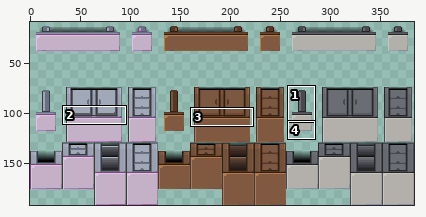
Two states of a sprite sheet, idoll/Assets/Sprites/Tilemap Sprites/Furniture2.png. The picture above shows the old version from afar; the outline marks the close-up.
Close-up. Before:
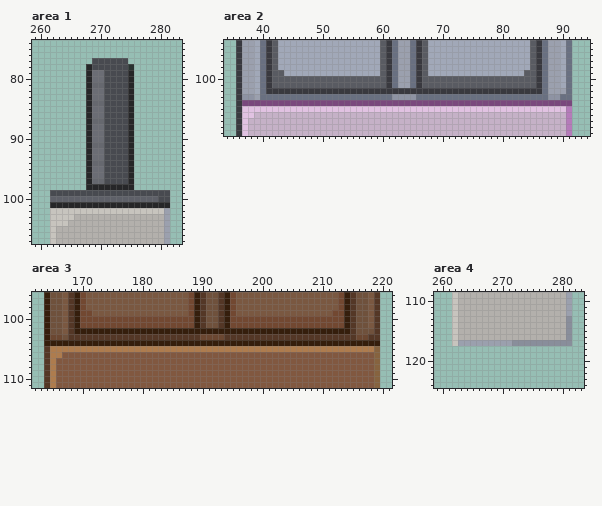
The file is 384x192 pixels. Pixels under 10% opacity are left out. Colours within 5 levels of each other are drawn and written as one. Shown: area 1: x 259..283, y 74..107; area 2: x 34..94, y 94..109; area 3: x 162..221, y 96..111; area 4: x 259..283, y 109..124. The wide view leaves out empty margins. The commit also changed other parts of the picture, which this record leaves out.
New version:
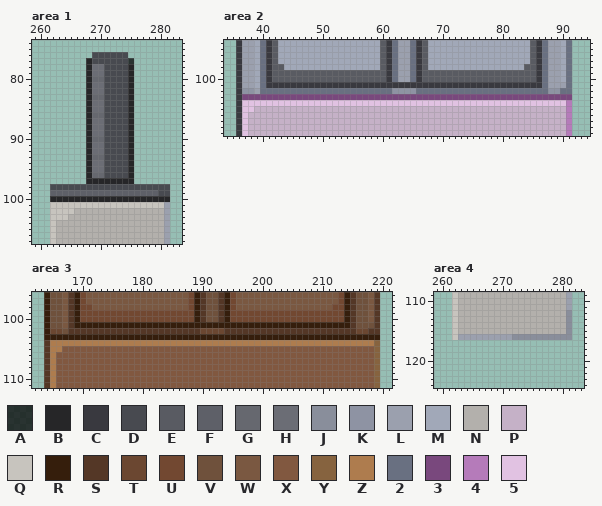
Palette (. is transparent): A #000000ba  B #262628  C #39393f  D #484a50  E #595b62  F #5e6068  G #66686f  H #6b6d75  J #898e9b  K #8e93a3  L #9ba0ae  M #a1a8b8  N #b3b0ac  P #c5b1c7  Q #c7c4be  R #351e0c  S #543726  T #6b4731  U #724831  V #6f513c  W #7a5841  X #815840  Y #86633f  Z #ae7c4e  2 #697081  3 #79487d  4 #b57bba  5 #e1c2e2
Change:
--- area 1
@@ x 259..283 @@
  75 .........................
- 76 .........................
- 77 ..........DDDDDD.........
- 78 .........BDDDDDDA........
+ 76 ..........DDDDDD.........
+ 77 .........BDDDDDDA........
+ 78 .........BHHDDDDB........
  79 .........BHHDDDDB........
- 80 .........BHHDDDDB........
- 81 .........BGGDDDDB........
+ 80 .........BGGDDDDB........
+ 81 .........BHHDDDDB........
  82 .........BHHDDDDB........
- 83 .........BHHDDDDB........
- 84 .........BGGDDDDB........
+ 83 .........BGGDDDDB........
+ 84 .........BHHDDDDB........
  85 .........BHHDDDDB........
- 86 .........BHHDDDDB........
- 87 .........BGGDDDDB........
+ 86 .........BGGDDDDB........
+ 87 .........BHHDDDDB........
  88 .........BHHDDDDB........
  89 .........BHHDDDDB........
- 90 .........BHHDDDDB........
- 91 .........BGGDDDDB........
+ 90 .........BGGDDDDB........
+ 91 .........BHHDDDDB........
  92 .........BHHDDDDB........
- 93 .........BHHDDDDB........
- 94 .........BGGDDDDB........
+ 93 .........BGGDDDDB........
+ 94 .........BHHDDDDB........
  95 .........BHHDDDDB........
- 96 .........BHHDDDDB........
- 97 .........BGGDDDDB........
- 98 .........BBBBBBBB........
- 99 ...DDDDDDDDDDDDDDDDDDDD..
-100 ...FFFFFFFFFFFFFFFFFFDD..
-101 ...BBBBBBBBBBBBBBBBBBBB..
-102 ...QQQQQQQQQQQQQQQQQQQL..
-103 ...QQQQNNNNNNNNNNNNNNNL..
-104 ...QQQNNNNNNNNNNNNNNNNL..
+ 96 .........BGGDDDDB........
+ 97 .........BBBBBBBB........
+ 98 ...DDDDDDDDDDDDDDDDDDDD..
+ 99 ...FFFFFFFFFFFFFFFFFFDD..
+100 ...BBBBBBBBBBBBBBBBBBBB..
+101 ...QQQQQQQQQQQQQQQQQQQL..
+102 ...QQQQNNNNNNNNNNNNNNNL..
+103 ...QQQNNNNNNNNNNNNNNNNL..
+104 ...QNNNNNNNNNNNNNNNNNNL..
 105 ...QNNNNNNNNNNNNNNNNNNL..
--- area 2
@@ x 34..94 @@
  97 ..CLLM2CEMMMMMMMMMMMMMMMMMEC2LL2CEMMMMMMMMMMMMMMMMMEC2LLM2...
- 98 ..CLLM2CEMMMMMMMMMMMMMMMMMEC2LL2CEMMMMMMMMMMMMMMMMMEC2LLM2...
- 99 ..CLLM2CEEMMMMMMMMMMMMMMMMEC2LL2CEMMMMMMMMMMMMMMMMEEC2LLM2...
+ 98 ..CLLM2CEEMMMMMMMMMMMMMMMMEC2LL2CEMMMMMMMMMMMMMMMMEEC2LLM2...
+ 99 ..CLLM2CEEEEEEEEEEEEEEEEEEEC2LL2CEEEEEEEEEEEEEEEEEEEC2LLM2...
 100 ..CLLM2CEEEEEEEEEEEEEEEEEEEC2LL2CEEEEEEEEEEEEEEEEEEEC2LLM2...
-101 ..CLLM2CEEEEEEEEEEEEEEEEEEEC2LL2CEEEEEEEEEEEEEEEEEEEC2LLM2...
-102 ..CLLM2CCCCCCCCCCCCCCCCCCCCCCCCCCCCCCCCCCCCCCCCCCCCCC2LLL2...
-103 ..CKKL2222222222222222222222KKKK2222222222222222222222KK22...
-104 ..C3333333333333333333333333333333333333333333333333333333...
-105 ..C5555555555555555555555555555555555555555555555555555554...
-106 ..C55PPPPPPPPPPPPPPPPPPPPPPPPPPPPPPPPPPPPPPPPPPPPPPPPPPPP4...
+101 ..CLLM2CCCCCCCCCCCCCCCCCCCCCCCCCCCCCCCCCCCCCCCCCCCCCC2LLL2...
+102 ..CKKL2222222222222222222222KKKK2222222222222222222222KK22...
+103 ..C3333333333333333333333333333333333333333333333333333333...
+104 ..C5555555555555555555555555555555555555555555555555555554...
+105 ..C55PPPPPPPPPPPPPPPPPPPPPPPPPPPPPPPPPPPPPPPPPPPPPPPPPPPP4...
+106 ..C5PPPPPPPPPPPPPPPPPPPPPPPPPPPPPPPPPPPPPPPPPPPPPPPPPPPPP4...
 107 ..C5PPPPPPPPPPPPPPPPPPPPPPPPPPPPPPPPPPPPPPPPPPPPPPPPPPPPP4...
--- area 3
@@ x 162..221 @@
  97 ..RVVWSRUWWWWWWWWWWWWWWWWWURSVVSRUWWWWWWWWWWWWWWWWWURSVVWS..
- 98 ..RVVWSRUWWWWWWWWWWWWWWWWWURSVVSRUWWWWWWWWWWWWWWWWWURSVVWS..
- 99 ..RVVWSRUUWWWWWWWWWWWWWWWWURSVVSRUWWWWWWWWWWWWWWWWUURSVVWS..
+ 98 ..RVVWSRUUWWWWWWWWWWWWWWWWURSVVSRUWWWWWWWWWWWWWWWWUURSVVWS..
+ 99 ..RVVWSRUUUUUUUUUUUUUUUUUUURSVVSRUUUUUUUUUUUUUUUUUUURSVVWS..
 100 ..RVVWSRUUUUUUUUUUUUUUUUUUURSVVSRUUUUUUUUUUUUUUUUUUURSVVWS..
-101 ..RVVWSRUUUUUUUUUUUUUUUUUUURSVVSRUUUUUUUUUUUUUUUUUUURSVVWS..
-102 ..RVVWSRRRRRRRRRRRRRRRRRRRRRRRRRRRRRRRRRRRRRRRRRRRRRRSVVVS..
-103 ..RTTVSSSSSSSSSSSSSSSSSSSSSSTTTTSSSSSSSSSSSSSSSSSSSSSSTTSS..
-104 ..RRRRRRRRRRRRRRRRRRRRRRRRRRRRRRRRRRRRRRRRRRRRRRRRRRRRRRRR..
-105 ..SZZZZZZZZZZZZZZZZZZZZZZZZZZZZZZZZZZZZZZZZZZZZZZZZZZZZZZY..
-106 ..SZZXXXXXXXXXXXXXXXXXXXXXXXXXXXXXXXXXXXXXXXXXXXXXXXXXXXXY..
+101 ..RVVWSRRRRRRRRRRRRRRRRRRRRRRRRRRRRRRRRRRRRRRRRRRRRRRSVVVS..
+102 ..RTTVSSSSSSSSSSSSSSSSSSSSSSTTTTSSSSSSSSSSSSSSSSSSSSSSTTSS..
+103 ..RRRRRRRRRRRRRRRRRRRRRRRRRRRRRRRRRRRRRRRRRRRRRRRRRRRRRRRR..
+104 ..SZZZZZZZZZZZZZZZZZZZZZZZZZZZZZZZZZZZZZZZZZZZZZZZZZZZZZZY..
+105 ..SZZXXXXXXXXXXXXXXXXXXXXXXXXXXXXXXXXXXXXXXXXXXXXXXXXXXXXY..
+106 ..SZXXXXXXXXXXXXXXXXXXXXXXXXXXXXXXXXXXXXXXXXXXXXXXXXXXXXXY..
 107 ..SZXXXXXXXXXXXXXXXXXXXXXXXXXXXXXXXXXXXXXXXXXXXXXXXXXXXXXY..
--- area 4
@@ x 279..283 @@
 111 NNL..
-112 NNL..
+112 NNJ..
 113 NNJ..
@@ x 259..283 @@
 115 ...QNNNNNNNNNNNNNNNNNNJ..
-116 ...QNNNNNNNNNNNNNNNNNNJ..
-117 ...QLLLLLLLLLJJJJJJJJJJ..
+116 ...QLLLLLLLLLJJJJJJJJJJ..
+117 .........................
 118 .........................
